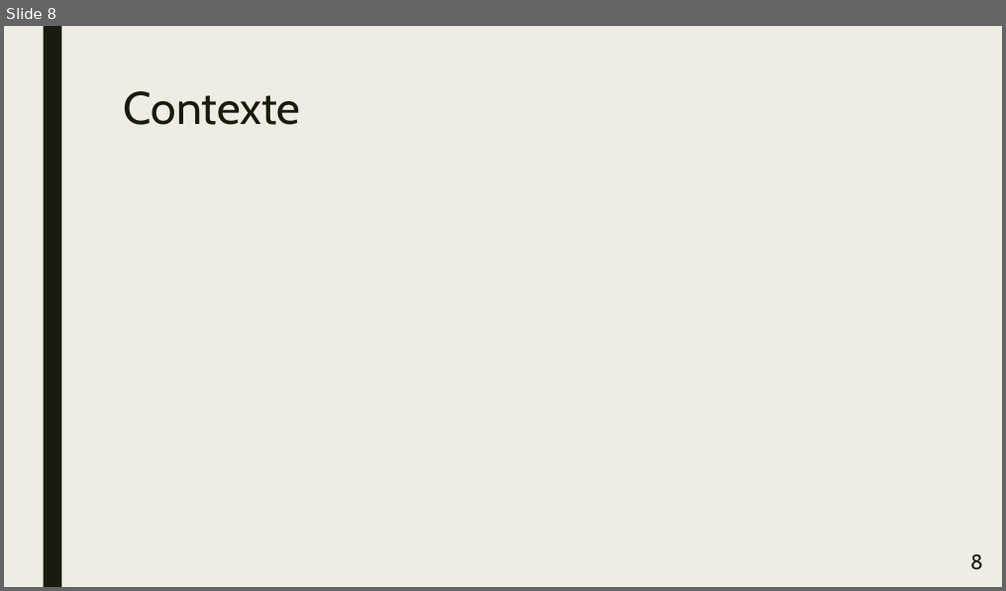
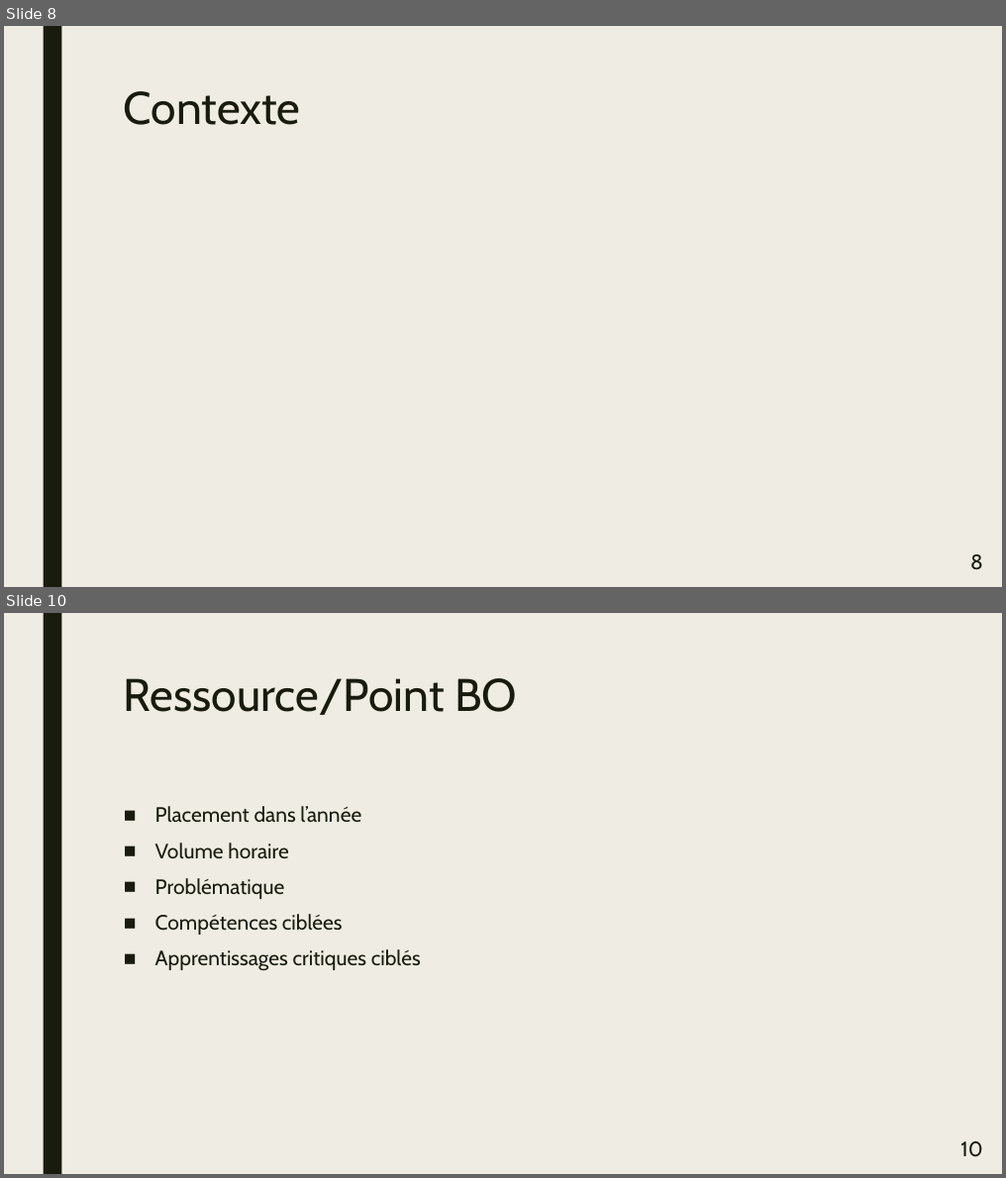
Before and after one commit to CyberJulien/Agreg_Meca, a slide deck: fichiers/presentation/PresSpe.pptx. Shown one above the other, each under a label of ours: slide 8 before the commit, slides 8 and 10 after it; the slides between them are not shown. The pictures are 1006x591 and 1006x1178 pixels, drawn with LibreOffice and Linux fonts; fonts in the diff are those of the drawing. Boxes give left, top, right and bottom in pixels: in the first picture for what was removed or moved away, otherwise in the second. Text is boxed around its words. In the diff, an @@ line names an element or a change of style, - is before the commit and + after.

```diff
--- a/fichiers/presentation/PresSpe.pptx
+++ b/fichiers/presentation/PresSpe.pptx
@@ slide 10 added at <box>4,613,1002,1174</box>, background #EFEDE3; not listed: 1 template element that a slide beside it also shows @@
@@ title added at <box>124,678,517,715</box>, 44 pt, text #191B0E @@
+Ressource/Point BO
@@ text added at <box>155,806,421,971</box>, 20 pt, text #191B0E @@
+■ Placement dans l’année
+■ Volume horaire
+■ Problématique
+■ Compétences ciblées
+■ Apprentissages critiques ciblés
@@ page number added at <box>960,1142,982,1157</box>, 20 pt, text #191B0E @@
+10
```
Also in this commit, not shown: 2 slides changed, 10 other slides added, 3 other files.
